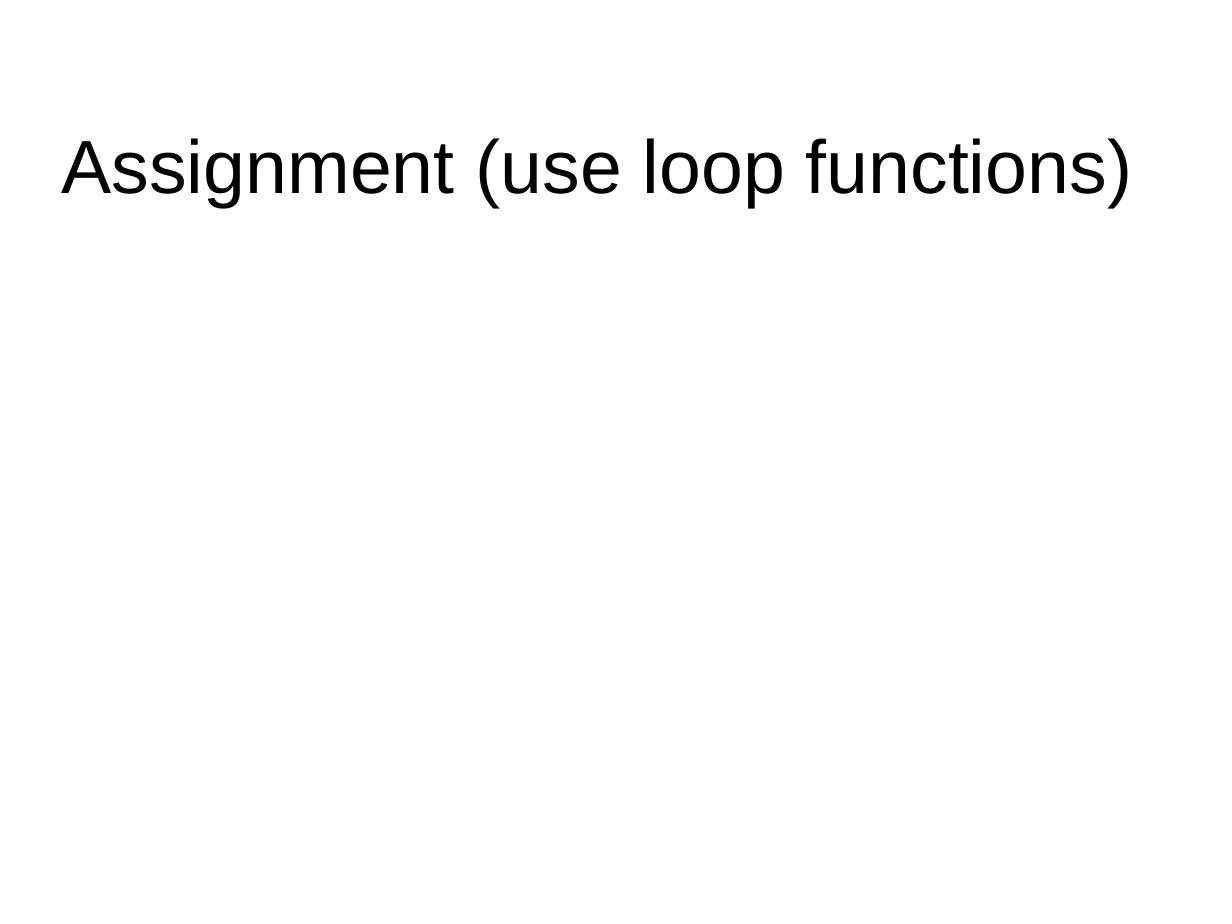
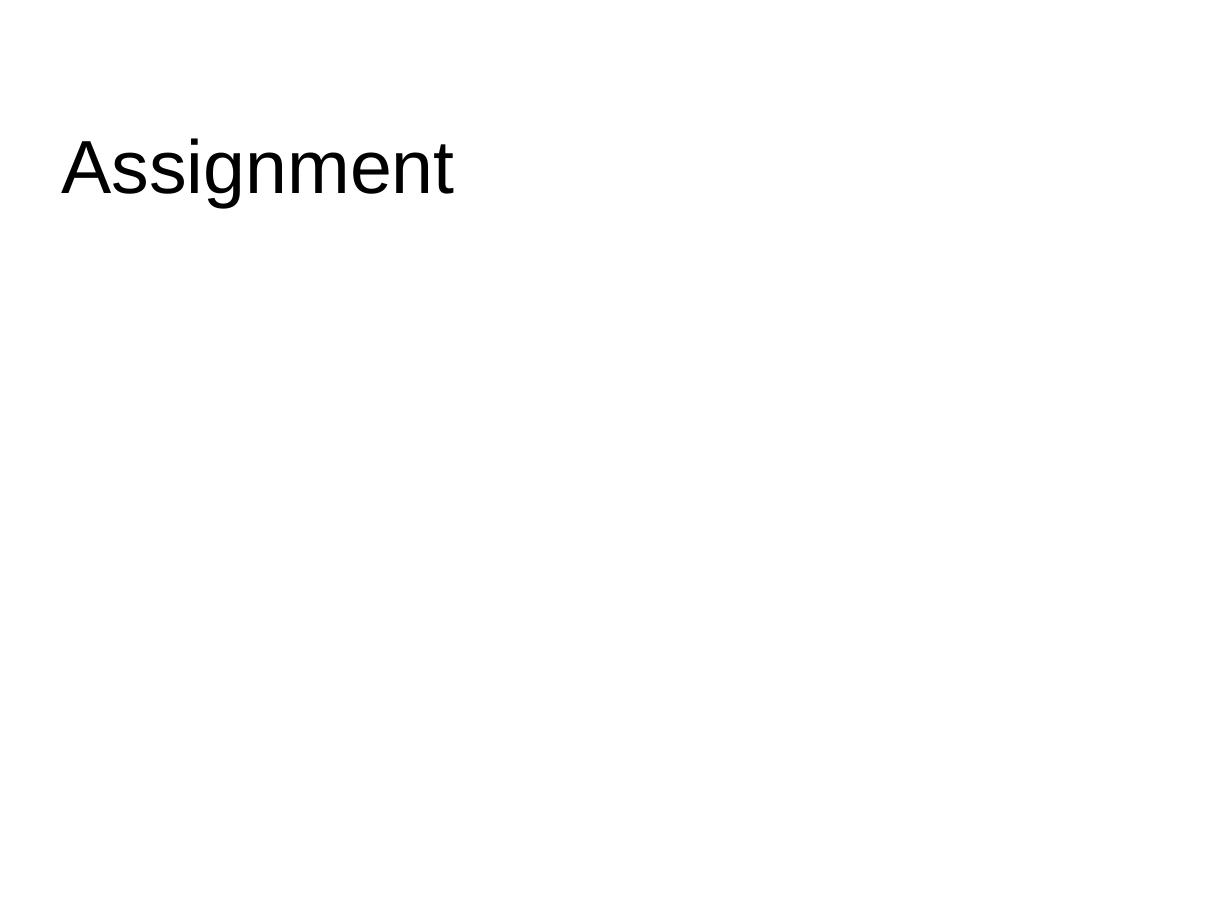
Before and after one commit to sraorao/data_analysis_visualisation_R_HT2022, a slide deck: slide 22 of powerpoint files/Session1.pptx. Drawn at 1232x924 pixels with LibreOffice and Linux fonts; fonts in the diff are those of the drawing. Boxes give left, top, right and bottom in pixels: in the first picture for what was removed or moved away, otherwise in the second. Text is boxed around its words. In the diff, an @@ line names an element or a change of style, - is before the commit and + after.

```diff
--- a/powerpoint files/Session1.pptx
+++ b/powerpoint files/Session1.pptx
@@ text at [62,138,455,207]: text changed @@
-Assignment (use loop functions)
+Assignment
```
Also in this commit, not shown: 4 other slides changed.
